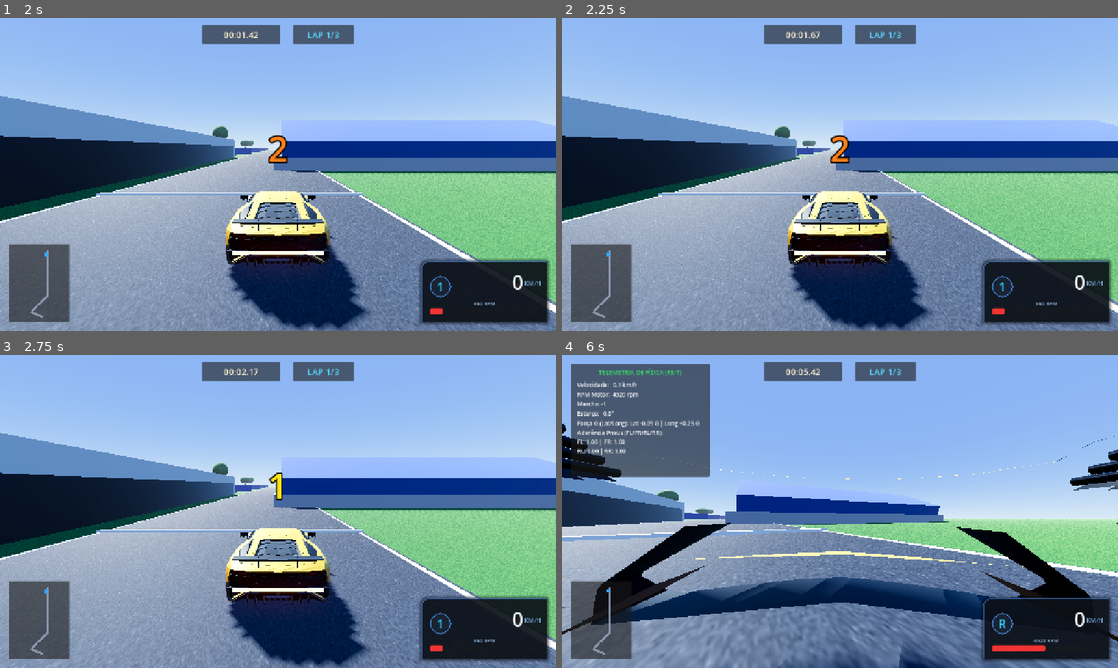
Above: before the commit, frames 1-4 (two rows, left to right).
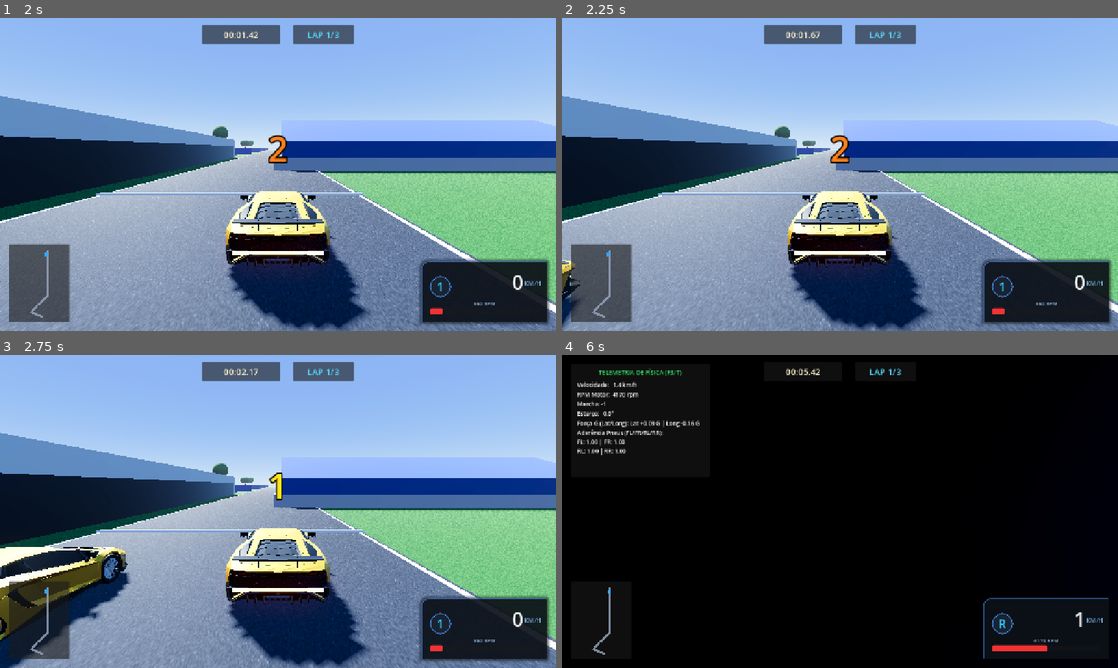
Above: after the commit, the same moments.

Repository: Renatoandrade00/Interlagos_racing
Game: Godot game, scene res://UI/MainMenu.tscn
The game is run twice, just before and just after one commit, with the same random seed, the same clock (stepped at 60 frames per second) and the same inputs.
Inputs:
- Up to frame 1 (2 s): click "⏱️ TOMADA DE TEMPO" at 0.5 s; tap Enter at 1.25 s; hold D (steer_right) from 1.28 s (still down); hold W (throttle) from 1.28 s (still down)
- Up to frame 2 (2.25 s): release D (steer_right) at 2.03 s; release W (throttle) at 2.03 s; hold S (brake) from 2.03 s (still down); tap W (throttle) at 2.1 s
- Up to frame 3 (2.75 s): keep holding S (brake)
- Up to frame 4 (6 s): release S (brake) at 2.78 s; hold C (toggle_camera) 2.78-3.53 s; hold D (steer_right) 2.78-4.28 s; tap W (throttle) at 3.05, 3.8, 5.1 s; tap T at 3.6 s; hold W (throttle) 4.28-5.03 s; hold A (steer_left) 4.28-5.78 s; hold S (brake) from 5.78 s (still down); hold C (toggle_camera) from 5.78 s (still down)

Frame 1 is identical in both runs. In frame 2, 0.4% of the frame differs, in the area x 0-4%, y 77-100%; in frame 3, 6.1%; in frame 4, 91%, in the area x 0-100%, y 0-100%.

Commit message:
fix(transmission): fix engine_force sign polarity so forward gears (1-6) accelerate forward and reverse (R) backs up

Diff:
--- a/AI/AIDriverController.gd
+++ b/AI/AIDriverController.gd
@@ -31,15 +31,15 @@
 	var cross_prod = forward.cross(to_target)
 	var steer_amount = clamp(cross_prod.y * 2.5, -1.0, 1.0)
 
-	# Aplica direção suave
 	var max_steer_rad = deg_to_rad(vehicle.data.steer_limit_deg) if vehicle.data else deg_to_rad(30.0)
 	vehicle.steering = move_toward(vehicle.steering, steer_amount * max_steer_rad, 4.0 * delta)
 
-	# Controle de aceleração e frenagem baseado na velocidade alvo
+	# Força negativa empurra para FRENTE (-Z) no Godot
 	var spd = vehicle.current_speed_kmh
+	var max_f = vehicle.data.max_engine_force if vehicle.data else 2600.0
 	if spd < target_speed_kmh:
-		vehicle.engine_force = vehicle.data.max_engine_force if vehicle.data else 350.0
+		vehicle.engine_force = -max_f
 		vehicle.brake = 0.0
 	else:
 		vehicle.engine_force = 0.0
-		vehicle.brake = 15.0
+		vehicle.brake = 25.0
--- a/Vehicles/VehicleBase.gd
+++ b/Vehicles/VehicleBase.gd
@@ -22,7 +22,7 @@
 # Controle de trocas de marcha e embreagem
 var is_shifting: bool = false
 var shift_timer: float = 0.0
-const SHIFT_DURATION: float = 0.15
+const SHIFT_DURATION: float = 0.12
 
 # Telemetria & Debug
 var telemetry: Dictionary = {}
@@ -65,11 +65,11 @@
 
 	# --- SISTEMA DE CÂMBIO AUTOMÁTICO INTELIGENTE (ESTILO GT4) ---
 	if is_automatic:
-		# Se estiver parado ou quase parado (< 3 km/h) e segurar freio, engata Ré
-		if brake_in > 0.2 and longitudinal_speed_kmh < 3.0 and current_gear_idx >= 2 and longitudinal_speed_kmh > -2.0:
+		# Se estiver parado (< 3 km/h) e segurar freio, engata Ré (R)
+		if brake_in > 0.25 and current_speed_kmh < 3.0 and current_gear_idx >= 2:
 			current_gear_idx = 0 # Engata Ré (R)
-		# Se estiver em Ré e apertar acelerador, engata 1ª marcha
-		elif throttle_in > 0.2 and current_gear_idx == 0 and longitudinal_speed_kmh > -3.0:
+		# Se estiver em Ré e apertar acelerador, engata 1ª marcha para frente
+		elif throttle_in > 0.25 and current_gear_idx == 0 and current_speed_kmh < 3.0:
 			current_gear_idx = 2 # Engata 1ª marcha
 
 	# --- ESTERÇO COM SENSIBILIDADE DINÂMICA À VELOCIDADE ---
@@ -78,39 +78,41 @@
 	var max_steer_rad = deg_to_rad(data.steer_limit_deg * speed_factor)
 	current_steer_target = steer_in * max_steer_rad
 
-	# Retorno rápido ao centro para precisão
+	# Retorno rápido ao centro para estabilidade em retas
 	var steer_rate = data.steer_speed
 	if abs(steer_in) < 0.05:
 		steer_rate *= 1.8
 	steering = move_toward(steering, current_steer_target, steer_rate * delta)
 
-	# --- TRANSMISSÃO DE FORÇA E FRENAGEM ---
+	# --- APLICAÇÃO DE FORÇA E FRENAGEM COM DIREÇÃO CORRETA ---
 	var throttle_curve = throttle_in * throttle_in
 	var brake_curve = brake_in * brake_in
 
 	if current_gear_idx == 0:
-		# Modo RÉ (R)
-		# O freio atua como acelerador de ré
-		var rev_drive = brake_curve * data.max_engine_force * 0.6
+		# ===== MODO RÉ (R) =====
+		# No Godot VehicleBody3D, força POSITIVA empurra para TRÁS (+Z)
+		var rev_force = brake_curve * data.max_engine_force * 0.65
+		engine_force = rev_force
+		# O acelerador normal atua como freio na ré
 		var rev_brake = throttle_curve * data.max_brake_force
-		engine_force = -rev_drive
 		brake = rev_brake + (handbrake_in * data.max_brake_force)
 	elif current_gear_idx == 1:
-		# Modo NEUTRO (N)
+		# ===== MODO NEUTRO (N) =====
 		engine_force = 0.0
 		brake = (brake_curve + handbrake_in) * data.max_brake_force
 	else:
-		# Modo DRIVE (Marchas para frente 1ª a 6ª)
+		# ===== MODO DRIVE (1ª a 6ª Marcha para Frente) =====
 		if is_shifting:
 			engine_force = 0.0
 		else:
-			# Curva de torque do motor baseada em RPM
+			# Curva de torque baseada em RPM
 			var torque_factor = get_engine_torque_factor(current_rpm)
 			var gear_mult = abs(data.gear_ratios[current_gear_idx]) / 3.8
-			var effective_drive = throttle_curve * data.max_engine_force * torque_factor * clamp(gear_mult, 0.6, 1.2)
-			engine_force = effective_drive
-
-		# Frenagem progressiva nas marchas à frente
+			var effective_drive = throttle_curve * data.max_engine_force * torque_factor * clamp(gear_mult, 0.65, 1.25)
+			# No Godot VehicleBody3D, força NEGATIVA empurra para FRENTE (-Z)
+			engine_force = -effective_drive
+
+		# Freio normal nas marchas para frente
 		brake = (brake_curve * data.max_brake_force) + (handbrake_in * data.max_brake_force * 0.8)
 
 	# Reset do carro se capotar
@@ -118,69 +120,65 @@
 		reset_vehicle_orientation()
 
 func get_engine_torque_factor(rpm: float) -> float:
-	# Curva de torque de superesportivo: pico entre 4500 e 6800 RPM
+	# Curva de torque de superesportivo V12: entrega linear com pico entre 4500 e 7200 RPM
 	var norm_rpm = clamp((rpm - data.idle_rpm) / (data.redline_rpm - data.idle_rpm), 0.0, 1.0)
-	if norm_rpm < 0.5:
-		return lerp(0.72, 1.0, norm_rpm * 2.0)
-	elif norm_rpm < 0.85:
+	if norm_rpm < 0.45:
+		return lerp(0.75, 1.0, norm_rpm / 0.45)
+	elif norm_rpm < 0.88:
 		return 1.0
 	else:
-		return lerp(1.0, 0.82, (norm_rpm - 0.85) / 0.15)
+		return lerp(1.0, 0.85, (norm_rpm - 0.88) / 0.12)
 
 func process_powertrain(delta: float) -> void:
-	# Gerenciamento do temporizador de troca de marcha
 	if is_shifting:
 		shift_timer -= delta
 		if shift_timer <= 0.0:
 			is_shifting = false
 
 	var throttle_in = Input.get_action_raw_strength("throttle") if is_player_controlled else 1.0
+	var brake_in = Input.get_action_raw_strength("brake") if is_player_controlled else 0.0
 	var gear_ratio = data.gear_ratios[current_gear_idx]
 
 	if current_gear_idx == 0:
-		# Em Marcha Ré
-		var target_rpm = lerp(data.idle_rpm, data.redline_rpm * 0.75, Input.get_action_raw_strength("brake") if is_player_controlled else 0.5)
+		# Em Ré: RPM responde ao pedal de ré (brake_in)
+		var target_rpm = lerp(data.idle_rpm, data.redline_rpm * 0.7, brake_in)
 		current_rpm = lerp(current_rpm, max(data.idle_rpm, target_rpm), 12.0 * delta)
 	elif current_gear_idx == 1:
-		# Em Ponto Morto (Neutro)
+		# Em Neutro: corta giro livremente
 		var target_rpm = lerp(data.idle_rpm, data.redline_rpm, throttle_in)
-		current_rpm = lerp(current_rpm, target_rpm, 15.0 * delta)
+		current_rpm = lerp(current_rpm, target_rpm, 16.0 * delta)
 	else:
 		# Marchas para frente (1ª a 6ª)
-		# Velocidade da roda convertida para RPM teórico do motor
 		var wheel_rpm = 0.0
 		if wheel_rl and wheel_rr:
 			wheel_rpm = (abs(wheel_rl.get_rpm()) + abs(wheel_rr.get_rpm())) * 0.5
 
-		var mechanical_rpm = wheel_rpm * gear_ratio * data.final_drive
-
-		# Simulação de embreagem e resposta ao acelerador na arrancada (estilo GT4)
-		if current_speed_kmh < 18.0 and current_gear_idx == 2:
-			# Arrancada em 1ª: o motor sobe giro com o acelerador enquanto a embreagem patina
-			var clutch_target_rpm = lerp(data.idle_rpm, data.redline_rpm * 0.65, throttle_in)
-			var target_rpm = max(mechanical_rpm, clutch_target_rpm)
+		var mechanical_rpm = wheel_rpm * abs(gear_ratio) * data.final_drive
+
+		if current_speed_kmh < 20.0 and current_gear_idx == 2:
+			# Arrancada em 1ª marcha: o motor sobe giro com aceleração (simulação de embreagem esportiva)
+			var launch_rpm = lerp(data.idle_rpm, data.redline_rpm * 0.6, throttle_in)
+			var target_rpm = max(mechanical_rpm, launch_rpm)
 			current_rpm = lerp(current_rpm, clamp(target_rpm, data.idle_rpm, data.redline_rpm), 14.0 * delta)
 		else:
-			# Em movimento engatado: RPM acoplado rigidamente à velocidade da roda
+			# Carro em velocidade engatado: RPM sincronizado com a transmissão
 			var target_rpm = max(mechanical_rpm, data.idle_rpm)
-			# Se o acelerador estiver pressionado, responde mais rápido
-			var lerp_speed = 18.0 if throttle_in > 0.1 else 8.0
-			current_rpm = lerp(current_rpm, clamp(target_rpm, data.idle_rpm, data.redline_rpm), lerp_speed * delta)
-
-		# --- TROCAS AUTOMÁTICAS DE MARCHA COM HISTERESE ---
+			var lerp_spd = 20.0 if throttle_in > 0.1 else 10.0
+			current_rpm = lerp(current_rpm, clamp(target_rpm, data.idle_rpm, data.redline_rpm), lerp_spd * delta)
+
+		# --- TROCAS AUTOMÁTICAS DE MARCHA ---
 		if is_automatic and not is_shifting:
-			# Subir marcha (Upshift) próximo ao corte de giro
+			# Subir marcha (Upshift) aos 88% do limitador (~7200 RPM)
 			if current_rpm > data.redline_rpm * 0.88 and current_gear_idx < data.gear_ratios.size() - 1:
 				perform_gear_shift(current_gear_idx + 1)
-			# Reduzir marcha (Downshift) quando o giro cai muito
-			elif current_rpm < data.idle_rpm * 2.2 and current_gear_idx > 2:
+			# Reduzir marcha (Downshift) quando a rotação cai abaixo de 3000 RPM
+			elif current_rpm < data.idle_rpm * 2.4 and current_gear_idx > 2:
 				perform_gear_shift(current_gear_idx - 1)
 
 func perform_gear_shift(new_gear: int) -> void:
 	current_gear_idx = new_gear
 	is_shifting = true
 	shift_timer = SHIFT_DURATION
-	# Queda instantânea de RPM no upshift para sensação realista de corte
 	current_rpm *= 0.78
 
 func reset_vehicle_orientation() -> void:
@@ -191,12 +189,11 @@
 	rotation.z = 0.0
 
 func update_telemetry() -> void:
-	# Representação da marcha no HUD: -1 = R, 0 = N, 1 = 1ª, 2 = 2ª...
 	var display_gear = current_gear_idx - 1
 	if current_gear_idx == 0:
-		display_gear = -1 # R
+		display_gear = -1
 	elif current_gear_idx == 1:
-		display_gear = 0  # N
+		display_gear = 0
 
 	telemetry = {
 		"speed_kmh": current_speed_kmh,
